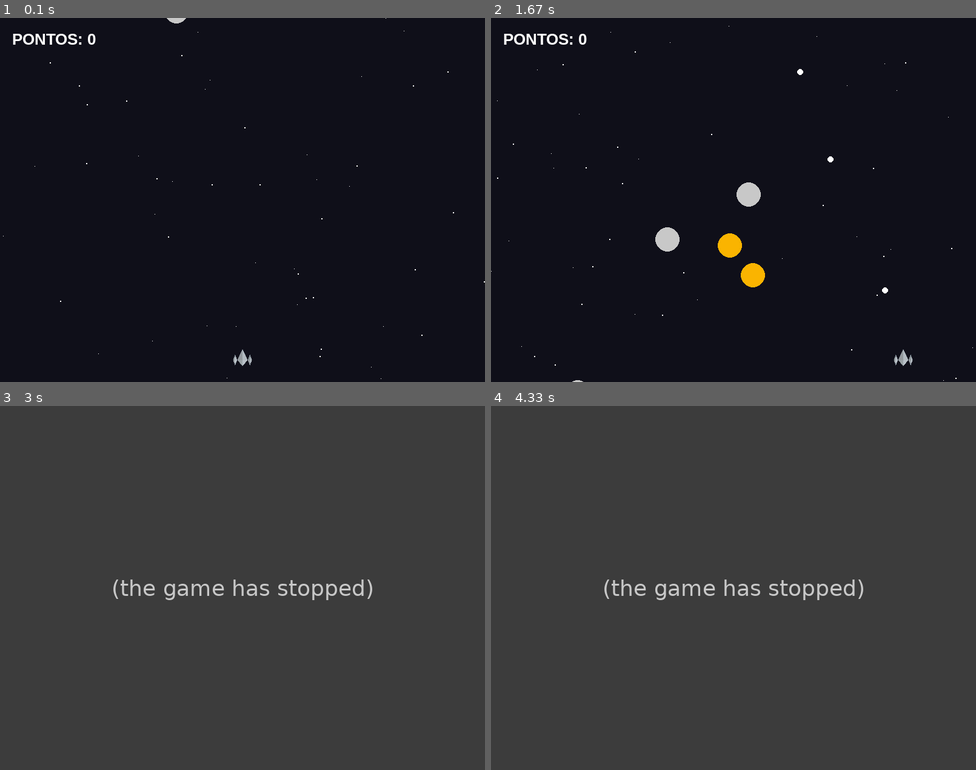
Above: before the commit, frames 1-4 (two rows, left to right).
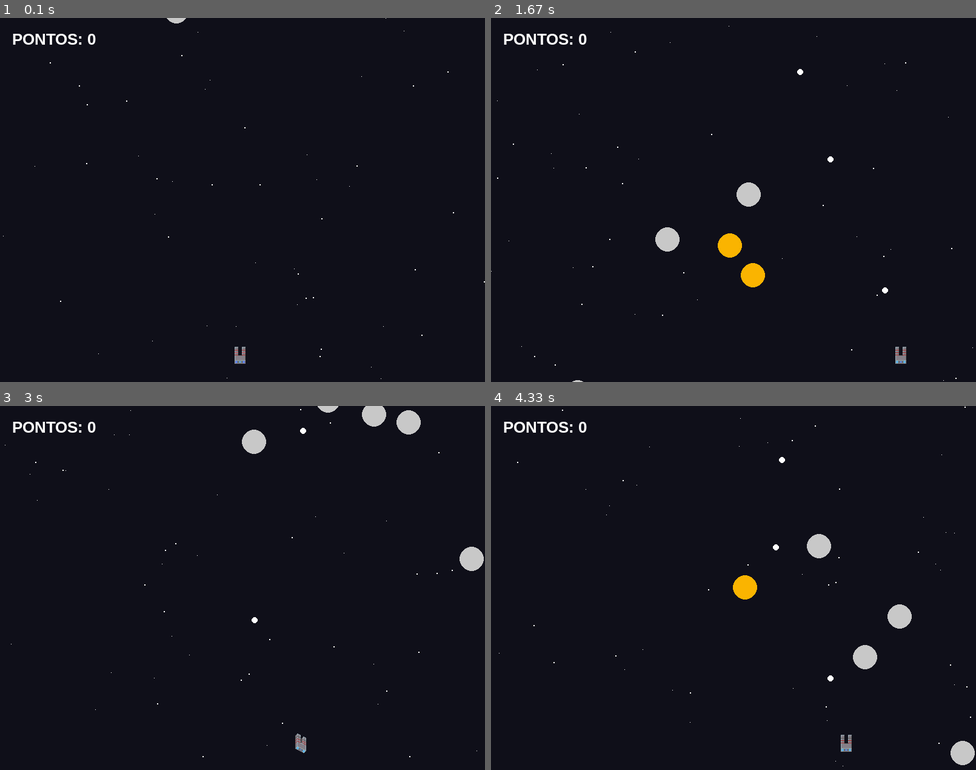
Above: after the commit, the same moments.

Repository: jeser-cavali/projeto-pygame
Game: pygame game, started from Main.py
The game is run twice, just before and just after one commit, with the same random seed, the same clock (stepped at 60 frames per second) and the same inputs.
Inputs:
- Up to frame 1 (0.1 s): no input
- Up to frame 2 (1.67 s): tap Space at 0.33, 0.73, 1.03, 1.23, 1.53 s; hold Right 0.67-1.13 s; hold Right 1.17-1.63 s
- Up to frame 3 (3 s): hold Left 1.67-2.2 s; tap Space at 1.73, 2.03, 2.3, 2.6, 2.73 s; hold Left 2.23-2.63 s; hold Right from 2.67 s (still down)
- Up to frame 4 (4.33 s): tap Space at 3.03, 3.4, 3.7, 3.9, 4.2 s; release Right at 3.3 s; hold Left 3.33-3.8 s; hold Right 3.83-4.3 s

The runs differ from the first frame. In frame 1, 0.1% of the frame differs, in the area x 48-52%, y 90-96%; in frame 2, 0.1%; in frame 3, 100%, in the area x 0-100%, y 0-100%; in frame 4, 100%.
Before the commit the program exited at 2.6 s; later frames show no game.

Commit message:
sprite customizado

Diff:
--- a/Main.py
+++ b/Main.py
@@ -22,6 +22,7 @@
 
 # Creación de elementos
 nave = Nave(LARGURA, ALTURA)
+nave.carregar_sprites()
 
 num_asteroides = 5
 asteroides = [Asteroid(LARGURA, ALTURA) for _ in range(num_asteroides)]
@@ -51,14 +52,17 @@
     #TODO Verificación de colisiones
     for asteroide in asteroides:
         if nave.rect.colliderect(asteroide.rect):
-            print("¡Game Over! La nave fue destruida por un asteroide.")
-            rodando = False
+            nave.hits += 1
+            asteroide.iniciar_status()
+            if nave.hits == 3 :
+                print("¡Game Over! La nave fue destruida por un asteroide.")
+                rodando = False
         for tiro in nave.tiros:
             if tiro.rect.colliderect(asteroide.rect):
                 nave.tiros.remove(tiro)
                 if asteroide.hits < 3:
                     asteroide.hits += 1
-                if asteroide.hits == 3:
+                if asteroide.hits == 3 :
                     asteroide.iniciar_status()
                     pontos += 1000
 
@@ -70,7 +74,9 @@
         estrela.desenhar(tela)
 
     # Nave y Asteroides
-    nave.desenhar(tela)
+    if rodando:
+        nave.desenhar(tela)
+
     for asteroide in asteroides:
         asteroide.desenhar(tela)
 
--- a/Nave.py
+++ b/Nave.py
@@ -1,4 +1,5 @@
 import pygame
+from PIL import Image
 import Projetil
 from ElementoJogo import ElementoJogo
 
@@ -17,17 +18,96 @@
         self.vel_x = 0
         self.tiros = []
 
-        # Intenta cargar imágenes si existen
+        self.hits = 0
+
+        self.complex_sprites = [
+            [
+                [
+                    [],
+                    [],
+                    [],
+                    []
+                ],
+                [
+                    [],
+                    [],
+                    [],
+                    []
+                ],
+                [
+                    [],
+                    [],
+                    [],
+                    []
+                ]
+            ],
+            [
+                [
+                    [],
+                    [],
+                    [],
+                    []
+                ],
+                [
+                    [],
+                    [],
+                    [],
+                    []
+                ],
+                [
+                    [],
+                    [],
+                    [],
+                    []
+                ]
+            ],
+            [
+                [
+                    [],
+                    [],
+                    [],
+                    []
+                ],
+                [
+                    [],
+                    [],
+                    [],
+                    []
+                ],
+                [
+                    [],
+                    [],
+                    [],
+                    []
+                ]
+            ]
+        ]
+        self.sprite_frame = 0
+
         try:
             self.sprites = [
-                pygame.transform.scale(pygame.image.load('media/Ship-middle.png'), (40, 40)),
-                pygame.transform.scale(pygame.image.load('media/Ship-left.png'), (40, 40)),
-                pygame.transform.scale(pygame.image.load('media/Ship-right.png'), (40, 40)),
+                pygame.transform.scale(pygame.image.load('media/Ship-middle.png').convert_alpha(), (60, 60)),
+                pygame.transform.scale(pygame.image.load('media/Ship-left.png').convert_alpha(), (60, 60)),
+                pygame.transform.scale(pygame.image.load('media/Ship-right.png').convert_alpha(), (60, 60)),
             ]
         except Exception:
             self.sprites = []
 
         self.current_sprite = 0
+
+    def carregar_sprites(self):
+        gif = Image.open('./media/Sprite-0001.gif')
+
+        grid_frames = []
+        for frame in range(gif.n_frames):
+            gif.seek(frame)
+            quadro_atual = gif.convert('RGBA')
+            quadro_em_bytes = quadro_atual.tobytes()
+            grid_frames.append(pygame.image.frombytes(quadro_em_bytes, quadro_atual.size, 'RGBA').convert_alpha())
+        for i in range(len(grid_frames)):
+            for x in range(0, 96, 32):
+                for y in range(0, 96, 32):
+                    self.complex_sprites[x//32][y//32][i] = grid_frames[i].subsurface((x, y, 32, 32))
 
     def processar_evento(self, evento):
         if evento.type == pygame.KEYDOWN:
@@ -68,13 +148,20 @@
             if not tiro.isVisible:
                 self.tiros.remove(tiro)
 
+    def atualizar_frame(self):
+        if self.sprite_frame != 3:
+            self.sprite_frame += 1
+        else:
+            self.sprite_frame = 0
+
     def atualizar(self):
         self.mover()
         self.atualizar_tiros()
+        self.atualizar_frame()
 
     def desenhar(self, tela):
         if self.sprites:
-            tela.blit(self.sprites[self.current_sprite], (self.rect.x, self.rect.y))
+            tela.blit(self.complex_sprites[self.current_sprite][self.hits][self.sprite_frame], (self.rect.x, self.rect.y))
         else:
             # Dibuja un triángulo verde si no hay imágenes cargadas
             ponto_topo = (self.rect.centerx, self.rect.top)
--- a/Projetil.py
+++ b/Projetil.py
@@ -11,7 +11,7 @@
             velocidade=velocidade
         )
         self.isVisible = True
-        self.raio = 5
+        self.raio = 10
 
     def mover(self):
         self.rect.y -= self.velocidade
@@ -20,6 +20,8 @@
             self.isVisible = False
 
     def atualizar(self):
+        if self.raio > 5:
+            self.raio -= 1
         self.mover()
 
     def desenhar(self, tela):
Binary file added: media/Sprite-0001.gif
